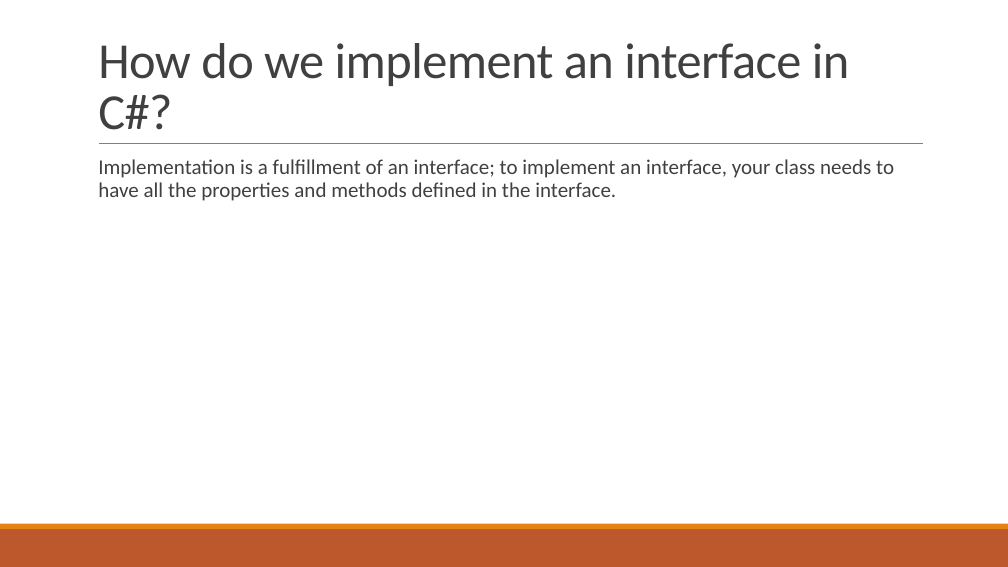
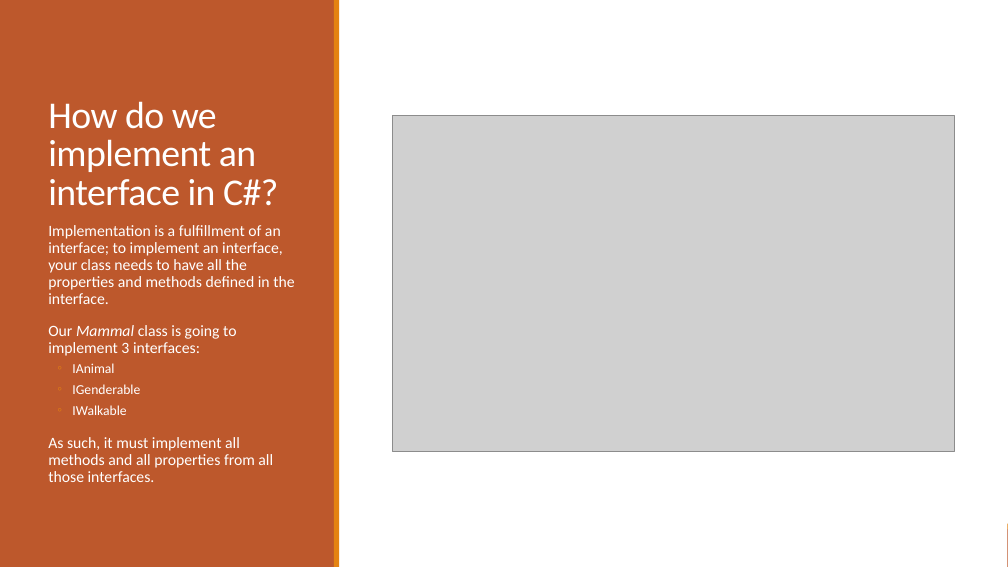
Before and after one commit to Troy-Web-Consulting/twc-training-oop-fundamentals, a slide deck: slide 9 of presentation.pptx. Drawn at 1008x567 pixels with LibreOffice and Linux fonts; fonts in the diff are those of the drawing; grey boxes stand for pictures. Boxes give left, top, right and bottom in pixels: in the first picture for what was removed or moved away, otherwise in the second. Text is boxed around its words. In the diff, an @@ line names an element or a change of style, - is before the commit and + after.

```diff
--- a/presentation.pptx
+++ b/presentation.pptx
@@ rectangle added at (x1=0, y1=0, x2=1008, y2=567), fill #FFFFFF @@
@@ rectangle added at (x1=0, y1=0, x2=335, y2=567), fill #BD582C @@
@@ rectangle added at (x1=334, y1=0, x2=340, y2=567), fill #E48312 @@
@@ title "How do we implement an ..." moved from (x1=98, y1=43, x2=849, y2=130) to (x1=48, y1=101, x2=278, y2=206) @@
@@ title "How do we implement an ..." at (x1=48, y1=101, x2=278, y2=206): size 48 to 36 pt, text colour #404040 to #FFFFFF @@
@@ picture added at (x1=392, y1=116, x2=954, y2=451) @@
@@ line removed from (99, 144) to (923, 144) @@
@@ text "Implementation is a fulfillment of ..." moved from (x1=98, y1=159, x2=894, y2=201) to (x1=48, y1=225, x2=294, y2=482) @@
@@ text at (x1=48, y1=225, x2=294, y2=304): size 20 to 15 pt, text colour #404040 to #FFFFFF in "Implementation is a fulfillment of an interface; ..." @@
@@ text at (x1=48, y1=325, x2=273, y2=482): paragraphs added @@
+  Our Mammal class is going to implement 3 interfaces:
+  ◦ IAnimal
+  ◦ IGenderable
+  ◦ IWalkable
+  As such, it must implement all methods and all properties from all those interfaces.
```
Also in this commit, not shown: 11 other slides changed, 1 slide added, 1 slide removed, 10 other files.
